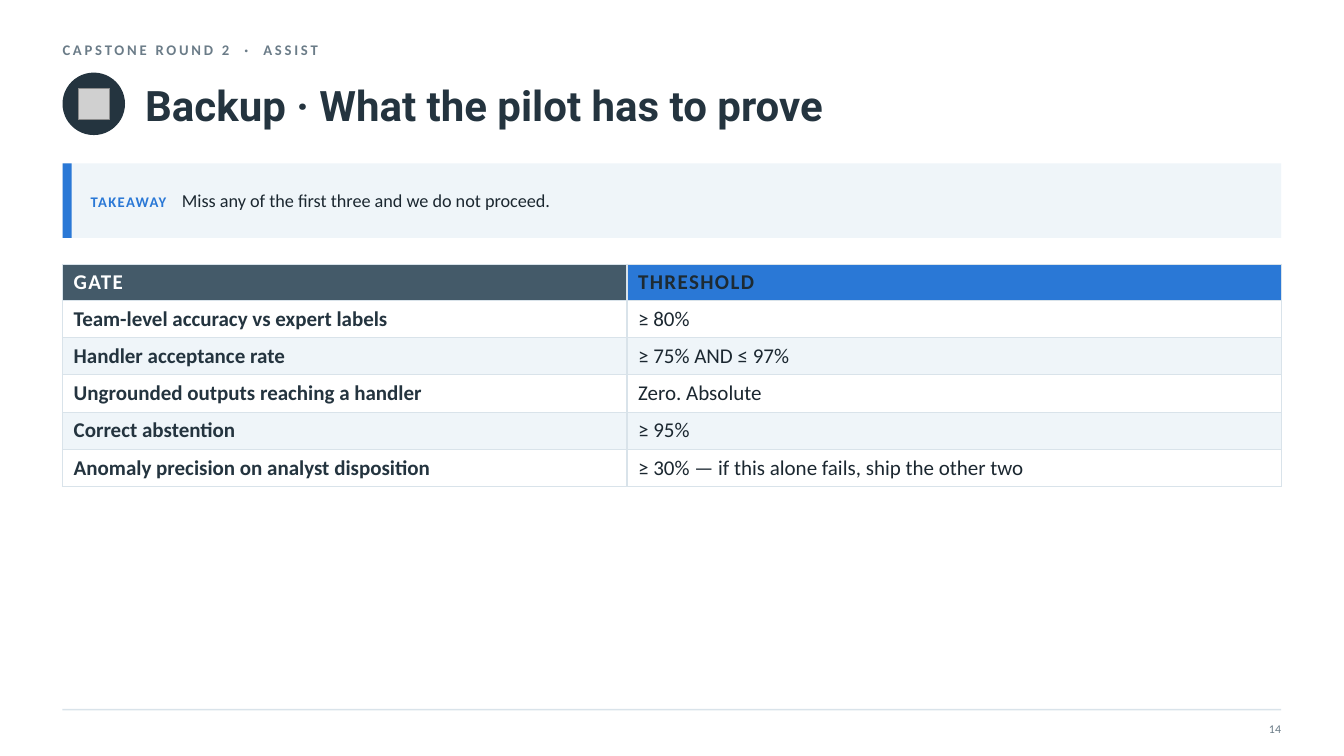
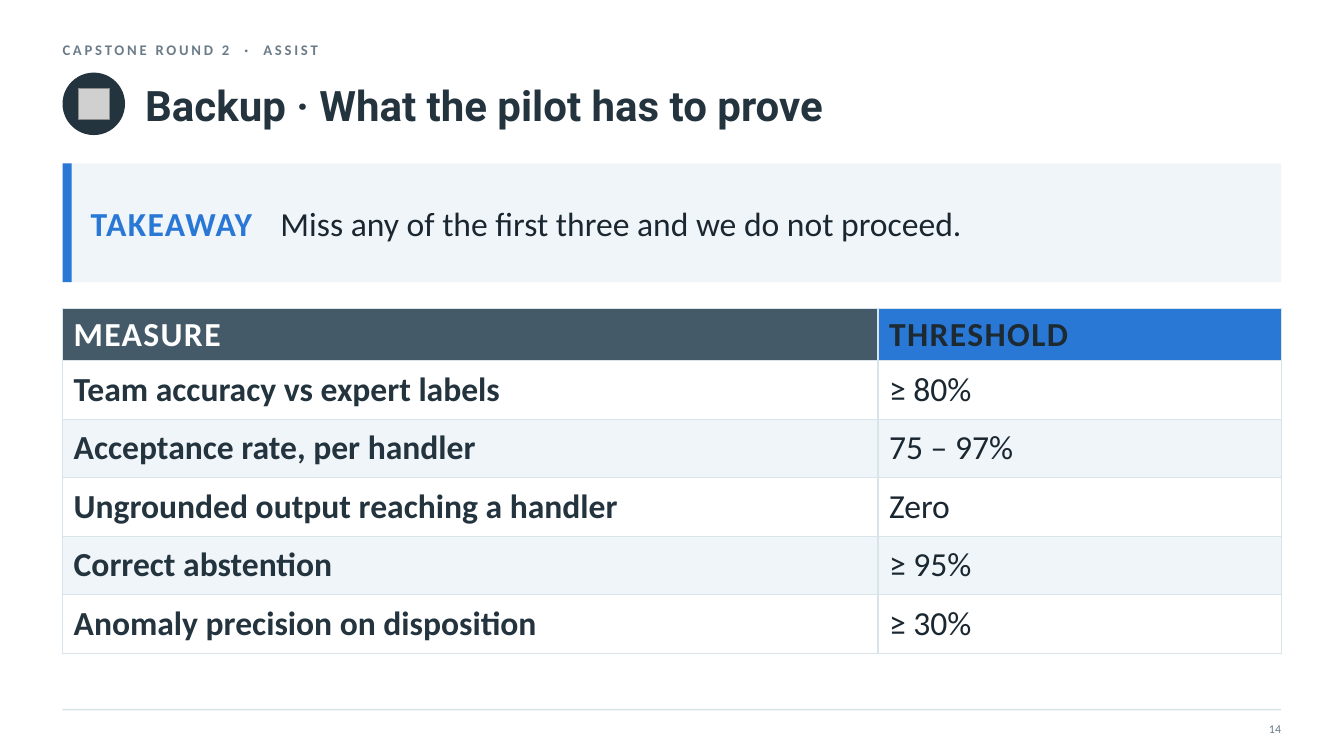
Before and after one commit to nyelugo/PROJECT-Capstone-AI-Consulting, a slide deck: slide 17 of presentation.pptx. Drawn at 1344x756 pixels with LibreOffice and Linux fonts; fonts in the diff are those of the drawing; grey boxes stand for pictures. Boxes give left, top, right and bottom in pixels: in the first picture for what was removed or moved away, otherwise in the second. Text is boxed around its words. In the diff, an @@ line names an element or a change of style, - is before the commit and + after.

```diff
--- a/presentation.pptx
+++ b/presentation.pptx
@@ rectangle: place and size @@
-rectangle at <box>63,163,1281,238</box>
+rectangle at <box>63,163,1281,282</box>
@@ rectangle: place and size @@
-rectangle at <box>63,163,72,238</box>
+rectangle at <box>63,163,72,282</box>
@@ text "TAKEAWAY Miss any of the ..." at <box>91,212,961,242</box>: size 10.5 to 24 pt in "TAKEAWAY"; size 13 to 24 pt in "Miss any of the first three and ..." @@
@@ table at <box>63,309,1281,645</box> @@
-row 1, column 1: GATE
+row 1, column 1: MEASURE
-row 2, column 1: Team-level accuracy vs expert labels
+row 2, column 1: Team accuracy vs expert labels
-row 3, column 1: Handler acceptance rate
+row 3, column 1: Acceptance rate, per handler
-row 3, column 2: ≥ 75% AND ≤ 97%
+row 3, column 2: 75 – 97%
-row 4, column 1: Ungrounded outputs reaching a handler
+row 4, column 1: Ungrounded output reaching a handler
-row 4, column 2: Zero. Absolute
+row 4, column 2: Zero
-row 6, column 1: Anomaly precision on analyst disposition
+row 6, column 1: Anomaly precision on disposition
-row 6, column 2: ≥ 30% — if this alone fails, ship the other two
+row 6, column 2: ≥ 30%
@@ size 15 to 24 pt in "THRESHOLD", "≥ 80%", "Correct abstention", "≥ 95%" @@
@@ table: place and size @@
-table at <box>63,264,1281,483</box>
+table at <box>63,309,1281,645</box>
```
Also in this commit, not shown: 16 other slides changed, 3 other files.
